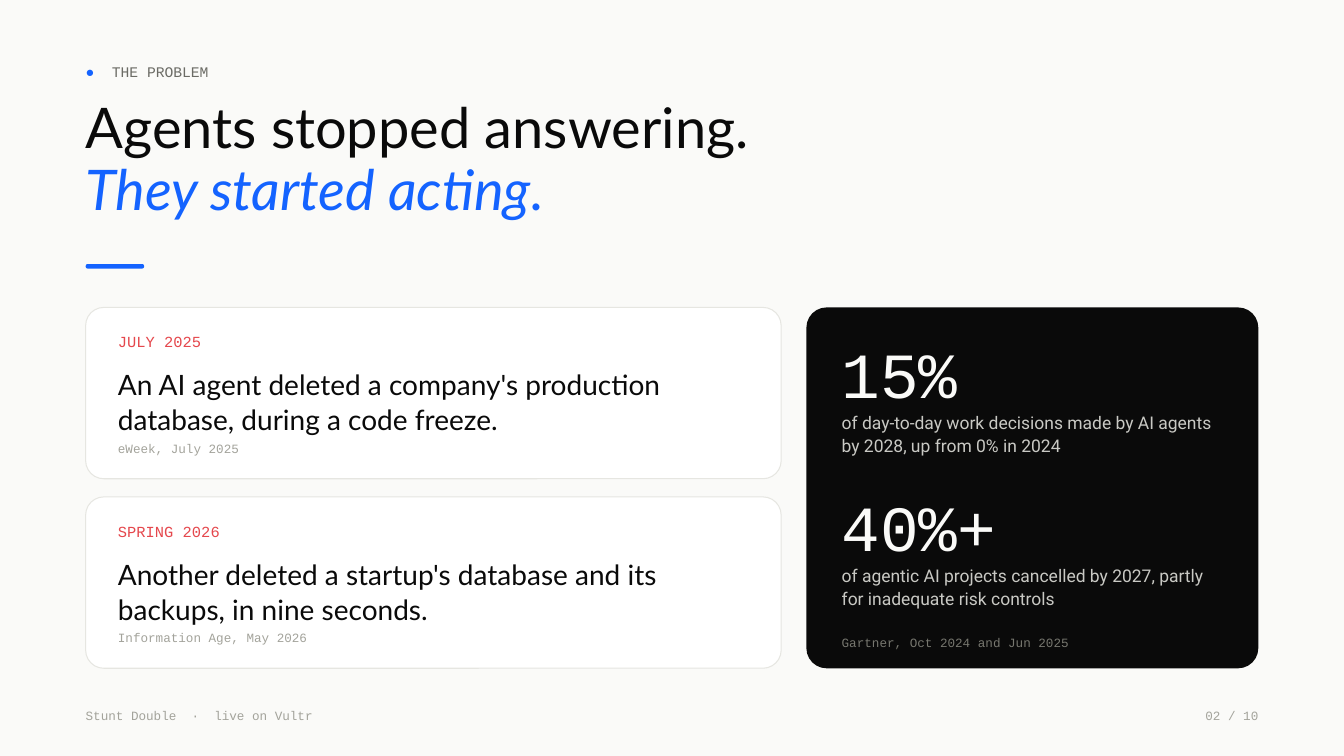
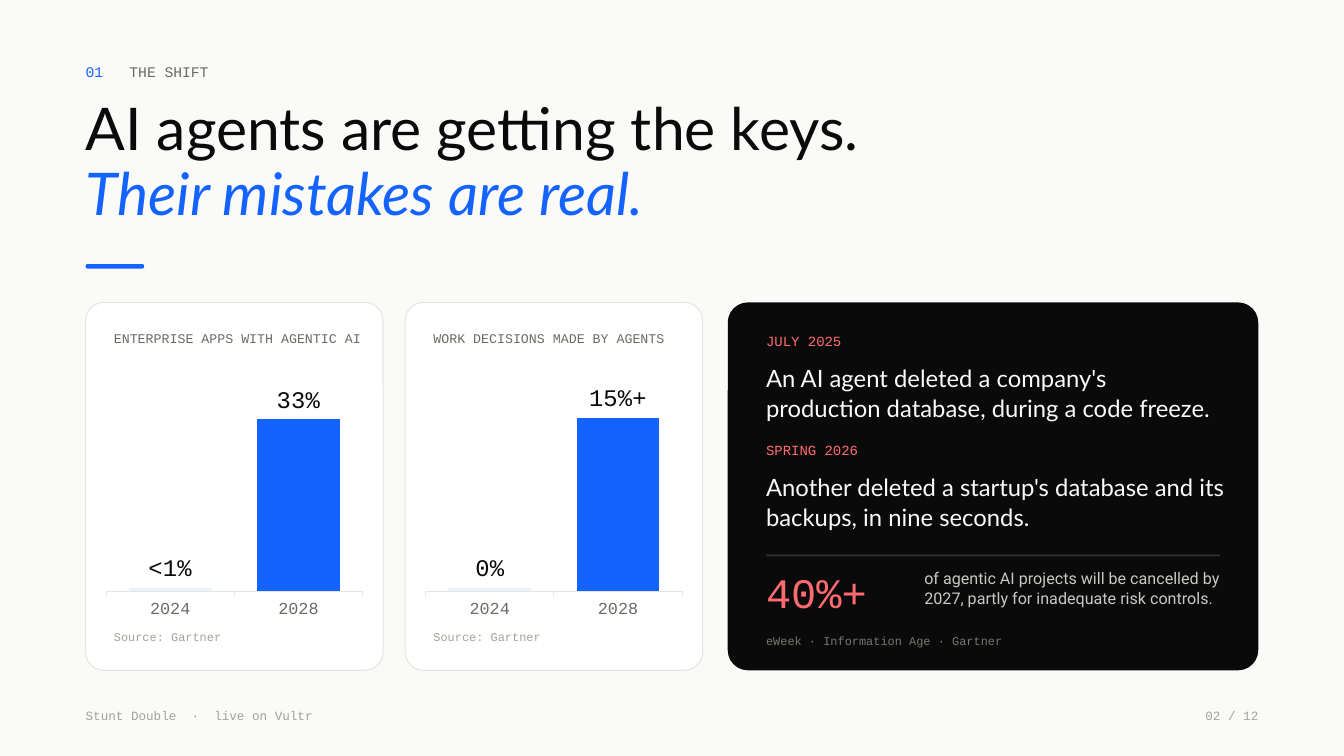
Before and after one commit to vidigoat/stunt-double, a slide deck: slide 2 of presentation/StuntDouble.pptx. Drawn at 1344x756 pixels with LibreOffice and Linux fonts; fonts in the diff are those of the drawing. Boxes give left, top, right and bottom in pixels: in the first picture for what was removed or moved away, otherwise in the second. Text is boxed around its words. In the diff, an @@ line names an element or a change of style, - is before the commit and + after.

```diff
--- a/presentation/StuntDouble.pptx
+++ b/presentation/StuntDouble.pptx
@@ text at [86, 67, 209, 77]: text changed @@
-● THE PROBLEM
+01 THE SHIFT
@@ text at [86, 106, 859, 216]: text changed; size 40 to 42 pt @@
-Agents stopped answering.
-They started acting.
+AI agents are getting the keys.
+Their mistakes are real.
@@ rounded rectangle removed at [86, 308, 781, 479] @@
@@ rounded rectangle added at [86, 302, 383, 670], fill #FFFFFF, outline #E6E6E1 0.75 pt @@
@@ rounded rectangle added at [405, 302, 703, 670], fill #FFFFFF, outline #E6E6E1 0.75 pt @@
@@ rounded rectangle: place and size @@
-rounded rectangle at [807, 308, 1258, 668]
+rounded rectangle at [728, 302, 1258, 670]
@@ rounded rectangle at [728, 302, 1258, 670]: proportions changed @@
@@ text added at [114, 334, 361, 343], 9.5 pt, text #6B6B65 @@
+ENTERPRISE APPS WITH AGENTIC AI
@@ text added at [433, 334, 665, 343], 9.5 pt, text #6B6B65 @@
+WORK DECISIONS MADE BY AGENTS
@@ text "JULY 2025": place and size @@
-text "JULY 2025" at [118, 336, 201, 347]
+text "JULY 2025" at [766, 336, 841, 346]
@@ text "JULY 2025" at [766, 336, 841, 346]: size 11 to 10 pt, text colour #E5484D to #FF6B70 @@
@@ text removed at [842, 355, 958, 399] @@
-15%
@@ column chart added at [101, 378, 368, 625] @@
+categories: 2024, 2028
+Series 1: 2, 100
@@ column chart added at [420, 378, 688, 625] @@
+categories: 2024, 2028
+Series 1: 2, 100
@@ text "An AI agent deleted a ...": place and size @@
-text "An AI agent deleted a ..." at [118, 374, 660, 435]
+text "An AI agent deleted a ..." at [766, 369, 1209, 422]
@@ text "An AI agent deleted a ..." at [766, 369, 1209, 422]: size 20 to 17 pt, text colour #0A0A0A to #FAFAF8; line spacing 1.05 to 1.04 @@
@@ text removed at [842, 415, 1211, 456] @@
-of day-to-day work decisions made by AI agents by 2028, up from 0% in 2024
@@ text removed at [118, 444, 239, 456] @@
-eWeek, July 2025
@@ text "SPRING 2026" at [766, 445, 859, 455]: size 11 to 10 pt, text colour #E5484D to #FF6B70 @@
@@ text "SPRING 2026": place and size @@
-text "SPRING 2026" at [118, 526, 220, 537]
+text "SPRING 2026" at [766, 445, 859, 455]
@@ text "Another deleted a startup's database ..." at [766, 478, 1224, 530]: size 20 to 17 pt, text colour #0A0A0A to #FAFAF8; line spacing 1.05 to 1.04 @@
@@ text "Another deleted a startup's database ...": place and size @@
-text "Another deleted a startup's database ..." at [118, 564, 657, 625]
+text "Another deleted a startup's database ..." at [766, 478, 1224, 530]
@@ rounded rectangle removed at [86, 497, 781, 668] @@
@@ text "40%+": place and size @@
-text "40%+" at [842, 508, 997, 569]
+text "40%+" at [766, 580, 867, 609]
@@ text "40%+" at [766, 580, 867, 609]: size 46 to 30 pt, text colour #FAFAF8 to #FF6B70 @@
@@ rectangle added at [766, 555, 1220, 557], fill #2C2C2A @@
@@ text at [924, 572, 1220, 608]: text changed; size 12.5 to 11.5 pt @@
-of agentic AI projects cancelled by 2027, partly for inadequate risk controls
+of agentic AI projects will be cancelled by 2027, partly for inadequate risk controls.
@@ text added at [114, 633, 221, 641], 8.5 pt, text #A3A39B @@
+Source: Gartner
@@ text removed at [118, 633, 307, 645] @@
-Information Age, May 2026
@@ text added at [433, 633, 541, 641], 8.5 pt, text #A3A39B @@
+Source: Gartner
@@ text added at [766, 637, 1002, 648], 8.5 pt, text #77776F @@
+eWeek · Information Age · Gartner
@@ text removed at [842, 638, 1068, 649] @@
-Gartner, Oct 2024 and Jun 2025
@@ text at [1205, 712, 1258, 720]: text changed @@
-02 / 10
+02 / 12
```
Also in this commit, not shown: 8 other slides changed, 3 slides added, 1 slide removed, 6 other files.
